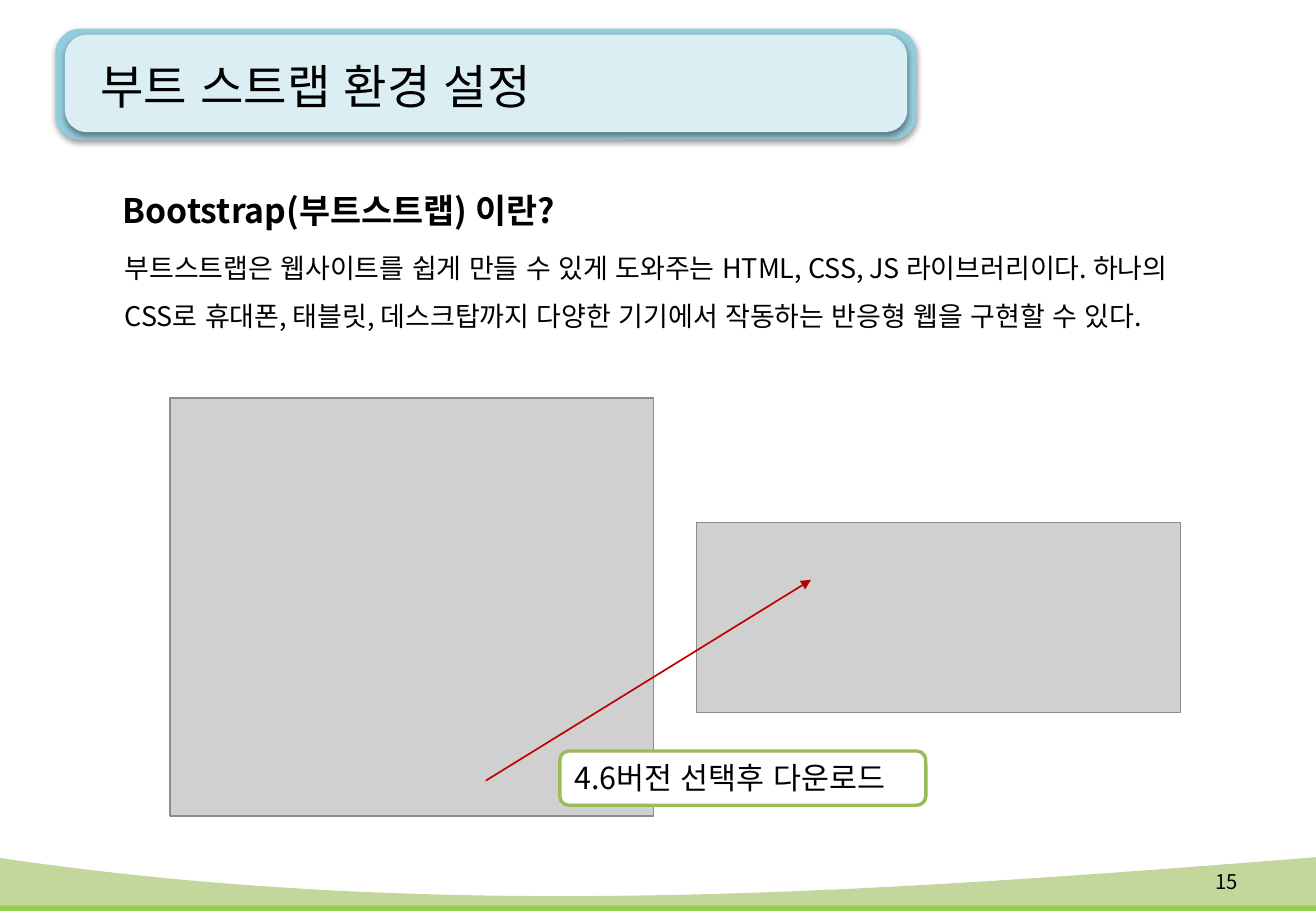
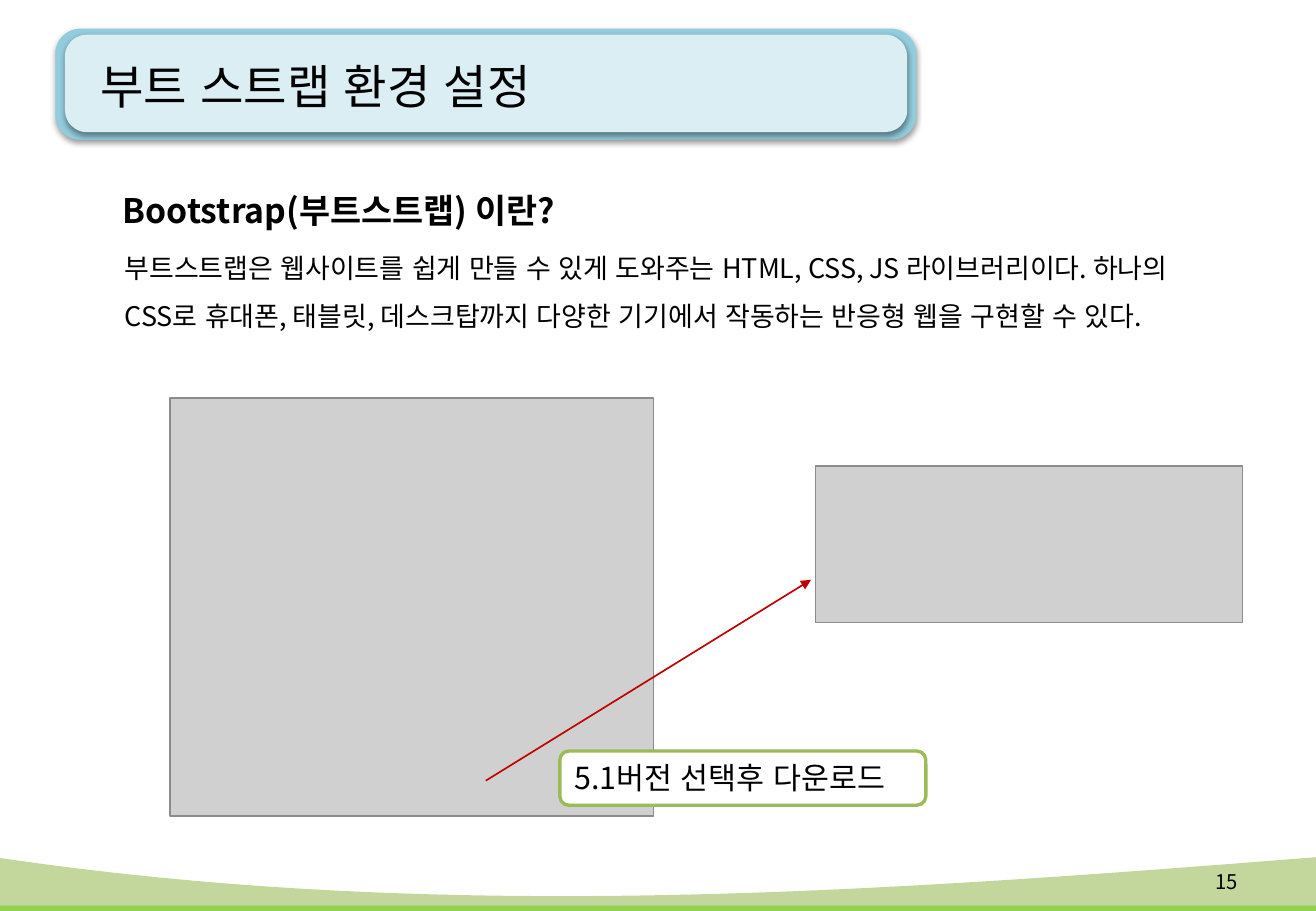
Before and after one commit to kiyongee2/green_project_web, a slide deck: slide 15 of html-css_ppt/12강. flex(플렉스).pptx. Drawn at 1316x911 pixels with LibreOffice and Linux fonts; fonts in the diff are those of the drawing; grey boxes stand for pictures; background and template pictures are left out. Boxes give left, top, right and bottom in pixels: in the first picture for what was removed or moved away, otherwise in the second. Text is boxed around its words. In the diff, an @@ line names an element or a change of style, - is before the commit and + after.

```diff
--- a/html-css_ppt/12강. flex(플렉스).pptx
+++ b/html-css_ppt/12강. flex(플렉스).pptx
@@ picture added at [815, 467, 1243, 623] @@
@@ picture removed at [696, 523, 1180, 713] @@
@@ text in rounded rectangle at [574, 763, 885, 792]: text changed @@
-4.6버전 선택후 다운로드
+5.1버전 선택후 다운로드
```
Also in this commit, not shown: 1 other slide changed, 1 slide added.
